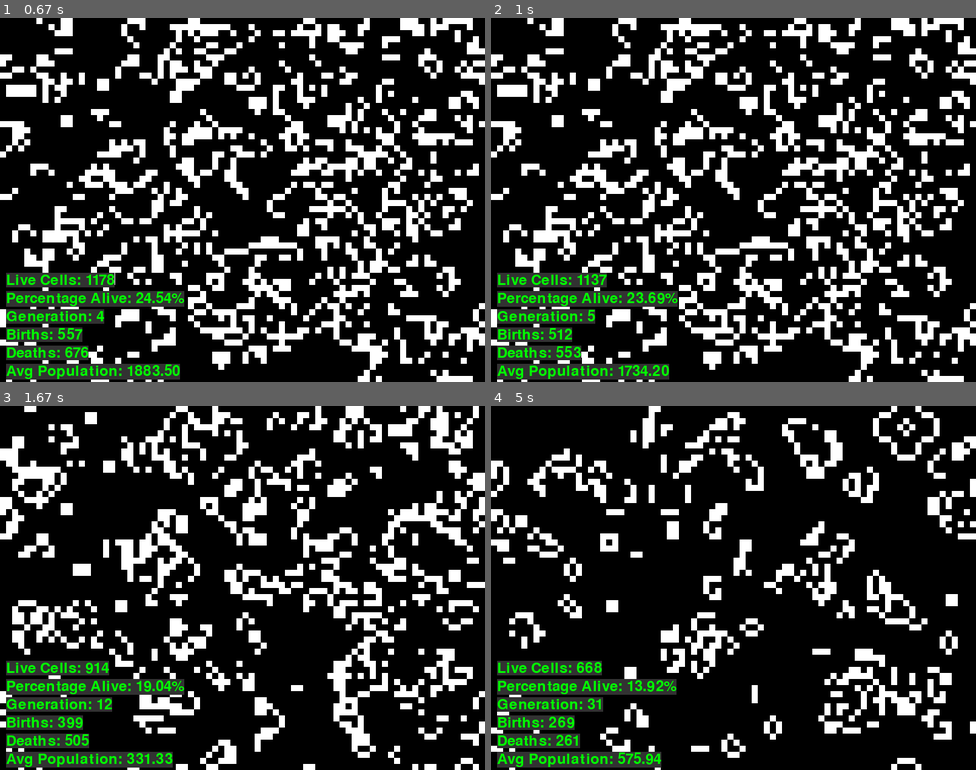
Above: before the commit, frames 1-4 (two rows, left to right).
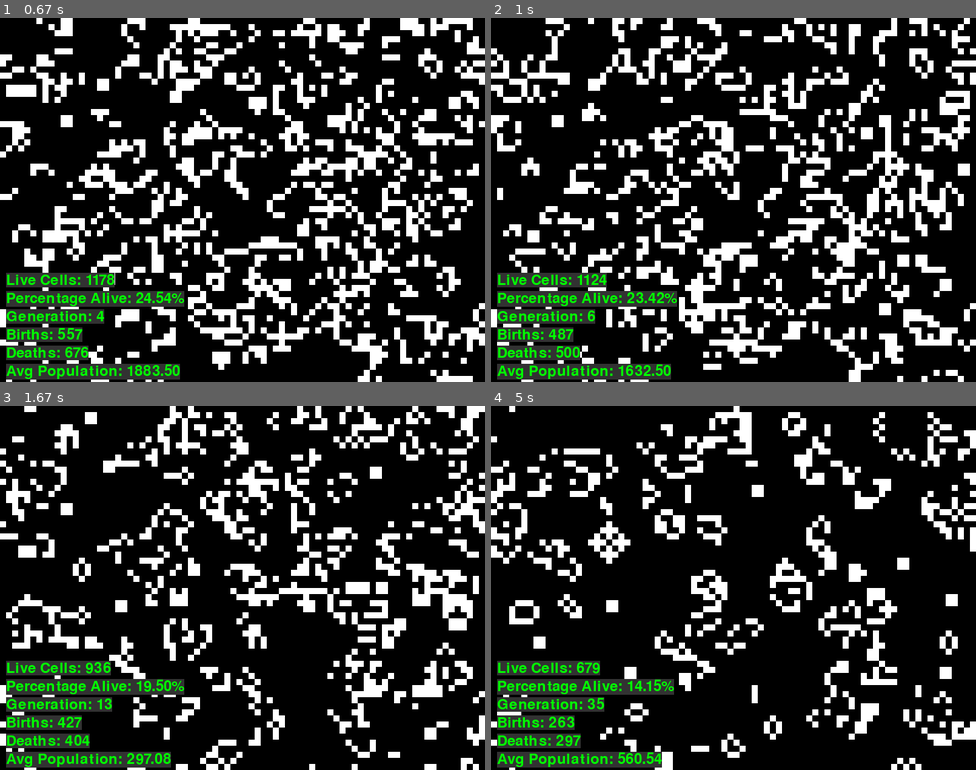
Above: after the commit, the same moments.

Repository: PawiX25/pygame-conways-game-of-life
Game: pygame game, started from game.py
The game is run twice, just before and just after one commit, with the same random seed, the same clock (stepped at 60 frames per second) and the same inputs.
Inputs (mouse positions are in pixels of both pictures, inside the frame that each line leads up to):
- Up to frame 1 (0.67 s): hold Space from 0.33 s (still down); hold Up from 0.33 s (still down)
- Up to frame 2 (1 s): release Space at 0.8 s; release Up at 0.8 s; tap Space at 0.83 s
- Up to frame 3 (1.67 s): move the mouse to (397, 577) at 1.2 s; click (397, 577) at 1.33 s; hold Up from 1.6 s (still down); move the mouse to (242, 609) at 1.63 s
- Up to frame 4 (5 s): release Up at 2.07 s; hold Down 2.1-2.4 s; hold Up 2.43-2.8 s; tap Space at 2.5, 2.9, 3.3, 3.63, 3.97, 4.37, 4.77 s; hold Down 2.83-3.2 s; hold Up 3.23-3.53 s; hold Down 3.57-3.87 s; hold Up 3.9-4.27 s; hold Down 4.3-4.67 s; hold Up from 4.7 s (still down)

Frame 1 is identical in both runs. In frame 2, 21% of the frame differs, in the area x 0-100%, y 0-100%; in frame 3, 19%; in frame 4, 18%.

Commit message:
Add speed control using keyboard inputs

Diff:
--- a/game.py
+++ b/game.py
@@ -98,6 +98,7 @@
     pause = False
     generation = 0
     total_population = np.sum(grid)
+    speed = 10  # Initial speed
 
     while running:
         for event in pygame.event.get():
@@ -110,6 +111,10 @@
                     grid = initialize_grid()
                     generation = 0
                     total_population = np.sum(grid)
+                if event.key == pygame.K_UP:
+                    speed += 1  # Increase speed
+                if event.key == pygame.K_DOWN:
+                    speed = max(1, speed - 1)  # Decrease speed but not below 1
             if event.type == pygame.MOUSEBUTTONDOWN:
                 x, y = pygame.mouse.get_pos()
                 x //= CELL_SIZE
@@ -130,7 +135,7 @@
         draw_statistics(grid, generation, births, deaths, avg_population)
 
         pygame.display.flip()
-        clock.tick(10)
+        clock.tick(speed)
 
     pygame.quit()
 
